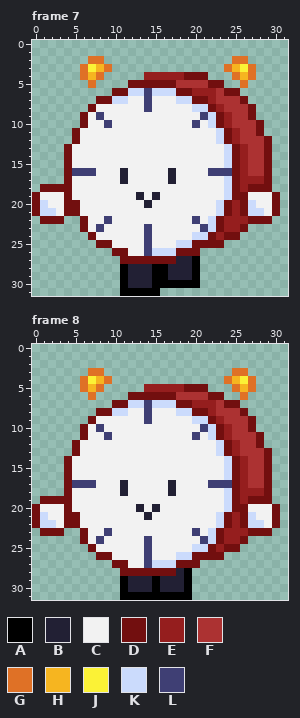
Edited in one commit: pixel-art file (Aseprite/ClockWalking.aseprite). The first picture shows the starting point.
32x32 pixels, 8 frames. Shown: frame 7, frame 8. The commit also changed other frames, which this record leaves out.
Visible layers, top first: "Manos", "Cuerpo", "Pies".
Palette (. is transparent): A #000000  B #222034  C #f2f2f2  D #720f0f  E #951e1e  F #ac3232  G #df7126  H #f6b520  J #fbf236  K #cbdbfc  L #3f3f74
Pixels before, frame 7, first column x 0:
 2 .......GG................GG....
 3 ......GJHG..............GHJG...
 4 ......GHG.....EEEEEDDD...GHG...
 5 .......G....DDDDDDFFFFDD..G....
 6 ..........DDKKLKKKDDEEEFDD.....
 7 ........DDKKCCLCCCKKDDEFFFD....
 8 .......DCCCCCCLCCCCCKKDEFFFD...
 9 ......DCLCCCCCCCCCCCCLKDEFFD...
10 ......DCCLCCCCCCCCCCLCKDEFFFD..
11 .....DCCCCCCCCCCCCCCCCCKDEFFD..
12 .....DCCCCCCCCCCCCCCCCCKDEFFFD.
13 ....DCCCCCCCCCCCCCCCCCCCKDEFFD.
14 ....DCCCCCCCCCCCCCCCCCCCKDEFFD.
15 ....DCCCCCCCCCCCCCCCCCCCKDEFFD.
16 ....DLLLCCCBCCCCCBCCCCLLLDEFFD.
17 ....DCCCCCCBCCCCCBCCCCCCKDEEED.
18 .DDDDCCCCCCCCCCCCCCCCCCCKDEDDD.
19 DCCCDCCCCCCCCBCBCCCCCCCCKDDCCCD
20 DKCCDDCCCCCCCCBCCCCCCCCKDEDKCCD
21 DKKCDDCCCCCCCCCCCCCCCCCKDEDKKCD
22 .DDD..DCCLCCCCCCCCCCLCKDEEEDDD.
23 ......DCLCCCCCLCCCCCCLKDEED....
24 .......DCCCCCCLCCCCCKKDEDD.....
25 ........DDCCCCLCCCKKDDDD.......
26 ..........DDCCLKKKDDD..........
27 ...........DDDDDDDBBA..........
28 ...........ABBBAABBBA..........
29 ...........ABBBAABBBA..........
30 ...........ABBBAAAAAA..........
31 ...........AAAAA...............
Pixels before, frame 8, first column x 0:
 3 .......GG................GG....
 4 ......GJHG..............GHJG...
 5 ......GHG.....EEEEEDDD...GHG...
 6 .......G....DDDDDDFFFFDD..G....
 7 ..........DDKKLKKKDDEEEFDD.....
 8 ........DDKKCCLCCCKKDDEFFFD....
 9 .......DCCCCCCLCCCCCKKDEFFFD...
10 ......DCLCCCCCCCCCCCCLKDEFFD...
11 ......DCCLCCCCCCCCCCLCKDEFFFD..
12 .....DCCCCCCCCCCCCCCCCCKDEFFD..
13 .....DCCCCCCCCCCCCCCCCCKDEFFFD.
14 ....DCCCCCCCCCCCCCCCCCCCKDEFFD.
15 ....DCCCCCCCCCCCCCCCCCCCKDEFFD.
16 ....DCCCCCCCCCCCCCCCCCCCKDEFFD.
17 ....DLLLCCCBCCCCCBCCCCLLLDEFFD.
18 ....DCCCCCCBCCCCCBCCCCCCKDEEED.
19 .DDDDCCCCCCCCCCCCCCCCCCCKDEDDD.
20 DCCCDCCCCCCCCBCBCCCCCCCCKDDCCCD
21 DKCCDDCCCCCCCCBCCCCCCCCKDEDKCCD
22 DKKCDDCCCCCCCCCCCCCCCCCKDEDKKCD
23 .DDD..DCCLCCCCCCCCCCLCKDEEEDDD.
24 ......DCLCCCCCLCCCCCCLKDEED....
25 .......DCCCCCCLCCCCCKKDEDD.....
26 ........DDCCCCLCCCKKDDDD.......
27 ..........DDCCLKKKDDD..........
28 ...........DDDDDDDBA...........
29 ...........ABBBABBBA...........
30 ...........ABBBABBBA...........
31 ...........AAAAAAAAA...........
The result:
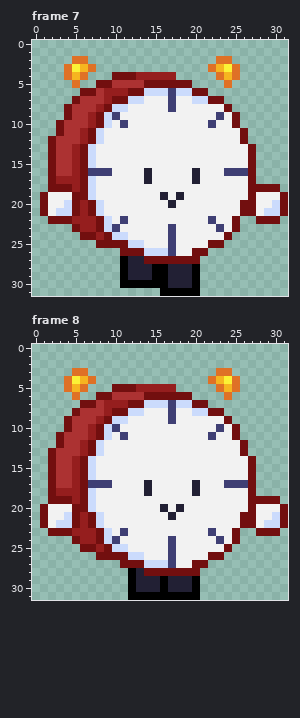
What changed:
Changed rows in their new state; - is an unchanged pixel.
Frame 7, layers "Manos", "Cuerpo", "Pies":
first column x 0:
 2 -----GG..--------------GG..-----
 3 ----GJHG..------------GHJG..----
 4 ----GH-..-DDDE----....-GH-..----
 5 -----G-.DDFFFF----DD....G-.-----
 6 ------DDFEEEDDK--LKKDD....------
 7 -----DFFFEDDKKC--LCCKKDD...-----
 8 ----DFFFEDKK--C--L--CCCCD...----
 9 ----DFFEDKL----------CCLCD..----
10 ---DFFFEDK-L--------C-LCCD...---
11 ---DFFEDK--------------CCCD..---
12 --DFFFEDK--------------CCCD...--
13 --DFFEDK----------------CCCD..--
14 --DFFEDK----------------CCCD..--
15 --DFFEDK----------------CCCD..--
16 --DFFED-LL-C--B--C--B-CC-LLD..--
17 --DEEEDK---C--B--C--B---CCCD..--
18 -.---EDK----------------CCC---D-
19 .D--CDDK-----C-CB-B-----CCCD--CD
20 .D--K-EDK-----C--B-----CCC-D--KD
21 .DCKK-EDK--------------CCC-DCKKD
22 -.--DEEEDK-L--------C-LCCD..--D-
23 -----DEEDKL---C--L---CCLCD.-----
24 ------D-EDKK--C--L--CCCC-.------
25 ----------DDKKC--LCCCC----------
26 ----------.-DDK--LCC-D----------
27 -----------ABB----DDD-----------
30 ------------AAA--BBB------------
31 -----------.....AAAAA-----------
Frame 8, layers "Manos", "Cuerpo", "Pies":
first column x 0:
 3 -----GG..--------------GG..-----
 4 ----GJHG..------------GHJG..----
 5 ----GH-..-DDDE----....-GH-..----
 6 -----G-.DDFFFF----DD....G-.-----
 7 ------DDFEEEDDK--LKKDD....------
 8 -----DFFFEDDKKC--LCCKKDD...-----
 9 ----DFFFEDKK--C--L--CCCCD...----
10 ----DFFEDKL----------CCLCD..----
11 ---DFFFEDK-L--------C-LCCD...---
12 ---DFFEDK--------------CCCD..---
13 --DFFFEDK--------------CCCD...--
14 --DFFEDK----------------CCCD..--
15 --DFFEDK----------------CCCD..--
16 --DFFEDK----------------CCCD..--
17 --DFFED-LL-C--B--C--B-CC-LLD..--
18 --DEEEDK---C--B--C--B---CCCD..--
19 -.---EDK----------------CCC---D-
20 .D--CDDK-----C-CB-B-----CCCD--CD
21 .D--K-EDK-----C--B-----CCC-D--KD
22 .DCKK-EDK--------------CCC-DCKKD
23 -.--DEEEDK-L--------C-LCCD..--D-
24 -----DEEDKL---C--L---CCLCD.-----
25 ------D-EDKK--C--L--CCCC-.------
26 ----------DDKKC--LCCCC----------
27 ----------.-DDK--LCC-D----------
28 -----------.AB----DDD-----------
29 -----------.A--BA--BA-----------
30 -----------.A--BA--BA-----------
31 -----------.--------A-----------
